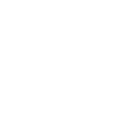
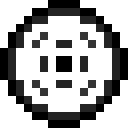
Layer changes from the first 128×128 image to the second:
showed "Area" over [left=0, top=0, right=128, bottom=128]
